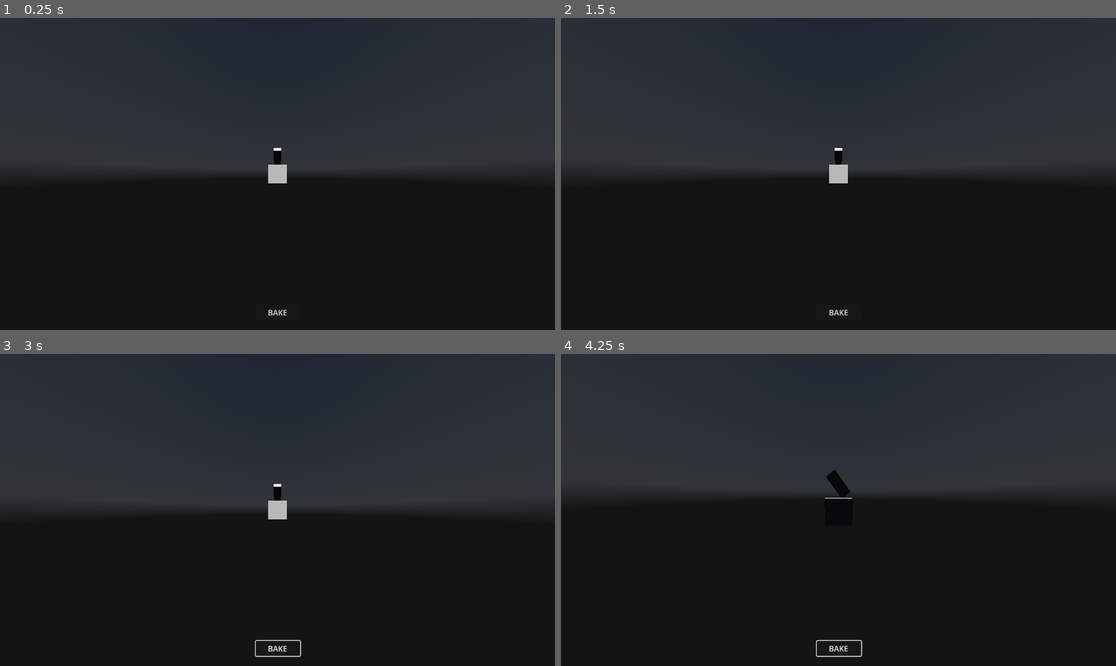
Above: before the commit, frames 1-4 (two rows, left to right).
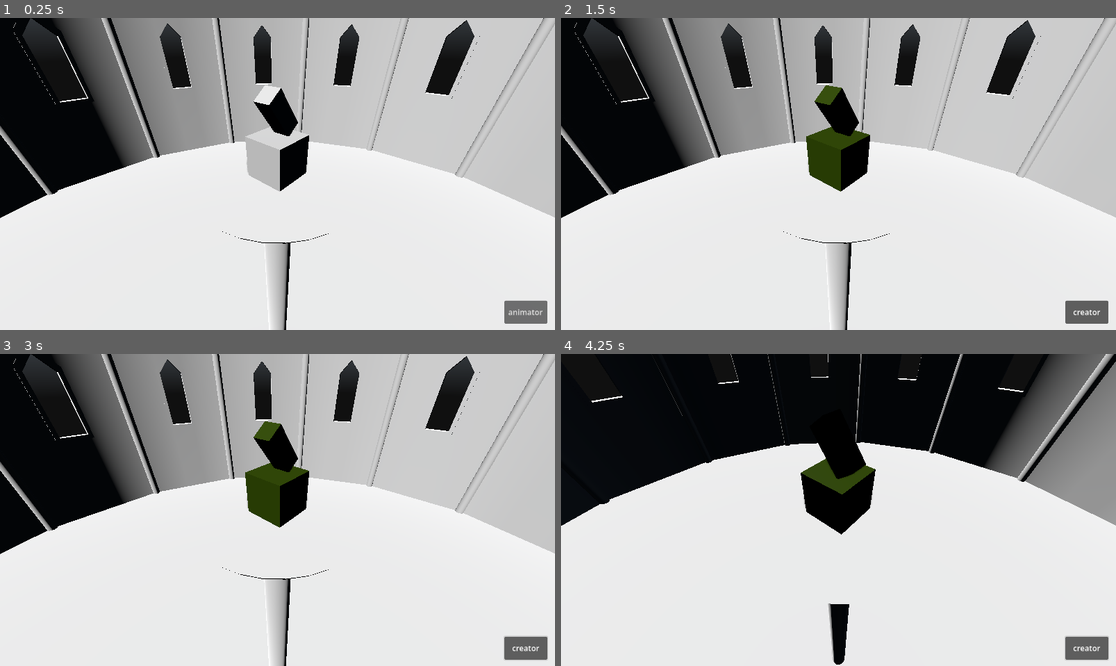
Above: after the commit, the same moments.

Repository: bigCodeArthur/Builder_rogue_like
Game: Godot game, scene res://BuilderTest.tscn
Two runs of this game, one before a commit and one after it. Both use one fixed random seed, a clock stepped at 60 frames per second and the inputs below. A sky picture missing from this copy of the repository is replaced by a grey-blue gradient.
Inputs (mouse positions are in pixels of both pictures, inside the frame that each line leads up to):
- Up to frame 1 (0.25 s): no input
- Up to frame 2 (1.5 s): click (838, 311) at 0.5 s, where only the run before the commit has a clickable "BAKE"; click (1088, 311) at 1.25 s, where only the run after the commit has a clickable "animator"
- Up to frame 3 (3 s): click (527, 647) at 2 s, where only the run after the commit has a clickable "creator"; tap Enter (ui_accept) at 2.75 s; move the mouse to (399, 494) at 2.77 s; hold Right (ui_right) from 2.78 s (still down); hold Middle mouse button (cam_move) from 2.78 s (still down)
- Up to frame 4 (4.25 s): tap Enter (ui_accept) at 3.02, 3.32, 3.77, 4.07 s; tap Mouse wheel up (zoom_in) at 3.05, 3.6 s; move the mouse to (810, 510) at 3.52 s; release Right (ui_right) at 3.53 s; release Middle mouse button (cam_move) at 3.53 s; hold Up (ui_up) from 3.53 s (still down); tap Mouse wheel down (zoom_out) at 3.8 s

The runs differ from the first frame. In frame 1, 96% of the frame differs, in the area x 0-100%, y 0-100%; in frame 2, 97%; in frame 3, 97%; in frame 4, 97%.

Commit message:
added basic editor space visuals, added buttons to switch modes and cleaned up some code

Diff:
--- a/BuilderTest.tscn
+++ b/BuilderTest.tscn
@@ -1,12 +1,14 @@
 [gd_scene format=3 uid="uid://b4qbi5wo2o4g2"]
 
-[ext_resource type="Script" uid="uid://do1ndi52fhc2b" path="res://baker_api.gd" id="1_e6v0q"]
+[ext_resource type="Script" uid="uid://5tsxj2gavqfn" path="res://classes/Baker.gd" id="1_e6v0q"]
 [ext_resource type="Script" uid="uid://buqkdsglachok" path="res://classes/Creator.gd" id="2_j1vrw"]
 [ext_resource type="PackedScene" uid="uid://cmbxadjn6kp3" path="res://gltfs/Untitled2.gltf" id="2_ml37p"]
 [ext_resource type="Script" uid="uid://cnubn2qlk5sw" path="res://camera_3d.gd" id="2_t1fpa"]
 [ext_resource type="PackedScene" uid="uid://bkrltcif54ujh" path="res://gltfs/Untitled.gltf" id="3_j1vrw"]
 [ext_resource type="Script" uid="uid://olorsgowbwgq" path="res://Target.gd" id="6_e6v0q"]
 [ext_resource type="Texture2D" uid="uid://bfx12selscvgq" path="res://textures/citrus_orchard_puresky_2k.exr" id="6_vfkme"]
+[ext_resource type="Script" uid="uid://bq5hx04k73p15" path="res://mode_switch.gd" id="8_t1fpa"]
+[ext_resource type="PackedScene" uid="uid://cwxxg2kuk7jai" path="res://gltfs/editor_space.glb" id="9_1edov"]
 
 [sub_resource type="PanoramaSkyMaterial" id="PanoramaSkyMaterial_e6v0q"]
 panorama = ExtResource("6_vfkme")
@@ -18,6 +20,11 @@
 background_mode = 2
 background_energy_multiplier = 0.3
 sky = SubResource("Sky_t1fpa")
+ssr_enabled = true
+ssao_enabled = true
+ssil_enabled = true
+
+[sub_resource type="WorldBoundaryShape3D" id="WorldBoundaryShape3D_e6v0q"]
 
 [node name="Main" type="Node3D" unique_id=1595056590]
 
@@ -34,16 +41,24 @@
 transform = Transform3D(1, 0, 0, 0, 0.5863865, 0.8100315, 0, -0.8100315, 0.5863865, 0, 0, 12.670316)
 
 [node name="Pivot_y" type="Node3D" parent="Environment" unique_id=305353108]
-transform = Transform3D(1, 0, 0, 0, 1, 0, 0, 0, 1, 0, -20, 0)
+transform = Transform3D(0.7547096, 0, 0.656059, 0, 1, 0, -0.656059, 0, 0.7547096, 0, 0, 0)
 
 [node name="Pivot_x" type="Node3D" parent="Environment/Pivot_y" unique_id=1101434984]
+transform = Transform3D(1, 0, 0, 0, 0.83867055, 0.54463905, 0, -0.54463905, 0.83867055, 0, 0, 0)
 
 [node name="Camera3D" type="Camera3D" parent="Environment/Pivot_y/Pivot_x" unique_id=1353930547]
 transform = Transform3D(1, 0, 0, 0, 1, 0, 0, 0, 1, 0, 0, 10)
-fov = 123.5
 script = ExtResource("2_t1fpa")
 
+[node name="StaticBody3D" type="StaticBody3D" parent="Environment" unique_id=756412017]
+
+[node name="CollisionShape3D" type="CollisionShape3D" parent="Environment/StaticBody3D" unique_id=1903640723]
+shape = SubResource("WorldBoundaryShape3D_e6v0q")
+
+[node name="editor_space" parent="Environment" unique_id=283607448 instance=ExtResource("9_1edov")]
+
 [node name="Target" type="Node3D" parent="." unique_id=1691935409]
+transform = Transform3D(1, 0, 0, 0, 1, 0, 0, 0, 1, 0, 100, 0)
 script = ExtResource("6_e6v0q")
 
 [node name="Skeleton3D" type="Skeleton3D" parent="Target" unique_id=1096565119]
@@ -52,13 +67,13 @@
 transform = Transform3D(0.99999994, 0, 0, 0, 1, 0, 0, 0, 0.99999994, 0, 0, 0)
 
 [node name="creator" type="Node3D" parent="." unique_id=1933058923]
-transform = Transform3D(1, 0, 0, 0, 1, 0, 0, 0, 1, 0, -100, 0)
 script = ExtResource("2_j1vrw")
 
 [node name="Untitled2" parent="creator" unique_id=2094855226 instance=ExtResource("2_ml37p")]
-transform = Transform3D(1, 0, 0, 0, 0.7993492, -0.6008668, 0, 0.6008668, 0.7993492, 0, 2, 0)
+transform = Transform3D(1, 0, 0, 0, 0.7993492, -0.6008668, 0, 0.6008668, 0.7993492, 0, 3, 0)
 
 [node name="Untitled" parent="creator" unique_id=2077244224 instance=ExtResource("3_j1vrw")]
+transform = Transform3D(1, 0, 0, 0, 1, 0, 0, 0, 1, 0, 1, 0)
 
 [node name="UI" type="Control" parent="." unique_id=1276930379]
 layout_mode = 3
@@ -68,17 +83,20 @@
 grow_horizontal = 2
 grow_vertical = 2
 
-[node name="Button" type="Button" parent="UI" unique_id=1995851184]
+[node name="ModeSwitch" type="Button" parent="UI" unique_id=1671697771]
 layout_mode = 1
 anchors_preset = -1
-anchor_left = 0.46100003
+anchor_left = 1.0
 anchor_top = 1.0
-anchor_right = 0.541
+anchor_right = 1.0
 anchor_bottom = 1.0
-offset_left = -0.072021484
-offset_top = -52.0
-offset_right = -0.23199463
-offset_bottom = -21.0
-text = "BAKE"
+offset_left = -105.0
+offset_top = -61.0
+offset_right = -16.0
+offset_bottom = -13.0
+toggle_mode = true
+text = "animator"
+script = ExtResource("8_t1fpa")
 
-[connection signal="pressed" from="UI/Button" to="Baker" method="_on_button_pressed"]
+[connection signal="toggled" from="UI/ModeSwitch" to="Environment/Pivot_y/Pivot_x/Camera3D" method="_on_mode_switch_toggled"]
+[connection signal="toggled" from="UI/ModeSwitch" to="UI/ModeSwitch" method="_on_toggled"]
--- a/camera_3d.gd
+++ b/camera_3d.gd
@@ -1,13 +1,15 @@
 extends Camera3D
 
 var MOUSE_SENSITIVITY = 0.005
-var up_pos = Vector3.ZERO
-var down_pos = up_pos + Vector3.DOWN * 100
+var creator_pos := Vector3.ZERO
+var animator_pos := Vector3.UP * 100
 var cam_move : bool = false
 var cam_pan : bool = false
 
+@onready var editor_space: Node3D = $"../../../editor_space"
 @onready var pivot_y: Node3D = $"../.."
 @onready var pivot_x: Node3D = $".."
+@onready var baker: Baker = $"../../../../Baker"
 
 
 func _process(_delta: float) -> void:
@@ -22,12 +24,9 @@
 	if Input.is_action_pressed("shift"): cam_pan = true
 	else: cam_pan = false
 
-	if Input.is_action_pressed("ui_accept"): pivot_y.position = up_pos
-	else: pivot_y.position = down_pos
-
-	if Input.is_action_just_pressed("zoom_in"): position.z -= 3
-	if Input.is_action_just_pressed("zoom_out"): position.z += 3
-	position.z = clamp(position.z, 3, 30)
+	if Input.is_action_just_pressed("zoom_in"):  position.z -= 1
+	if Input.is_action_just_pressed("zoom_out"): position.z += 1
+	position.z = clamp(position.z, 5, 30)
 
 
 func _input(event: InputEvent) -> void:
@@ -35,10 +34,17 @@
 		if not cam_pan:
 			pivot_y.rotate_y(-event.relative.x * MOUSE_SENSITIVITY)
 			pivot_x.rotate_x(-event.relative.y * MOUSE_SENSITIVITY)
-			pivot_x.rotation.x = clamp(
-				pivot_x.rotation.x,
-				deg_to_rad(-90),
-				deg_to_rad(90)
-			);
+			pivot_x.rotation.x = clamp(pivot_x.rotation.x, -PI/2, (PI/2)-0.3);
 		else:
-			pivot_x.position.y += event.relative.y * MOUSE_SENSITIVITY
+			pivot_x.position.y += event.relative.y * (MOUSE_SENSITIVITY * 3)
+			pivot_x.position.y = clamp(pivot_x.position.y, 0, 30)
+
+
+func _on_mode_switch_toggled(toggled_on: bool) -> void:
+	if toggled_on:
+		baker.bake()
+		pivot_y.position = animator_pos
+		editor_space.position = animator_pos
+	else:
+		pivot_y.position = creator_pos
+		editor_space.position = creator_pos
--- a/classes/Baker.gd
+++ b/classes/Baker.gd
@@ -7,7 +7,7 @@
 
 @export var creator : Creator
 @export var target : Target
-
+@onready var skeleton : Skeleton3D = $"../Target/Skeleton3D"
 @onready var target_mesh: MeshInstance3D = $"../Target/Skeleton3D/Target_mesh"
 
 
--- a/classes/Creator.gd
+++ b/classes/Creator.gd
@@ -1,2 +1 @@
 class_name Creator extends Node3D
-## a collection of Pieces
--- /dev/null
+++ b/mode_switch.gd
@@ -0,0 +1,7 @@
+extends Button
+
+func _on_toggled(toggled_on: bool) -> void:
+	if toggled_on:
+		text = "creator"
+	else:
+		text = "animator"
Binary file added: gltfs/editor_space.glb
Not shown, added: gltfs/editor_space.glb.import
Not shown, added: mode_switch.gd.uid
